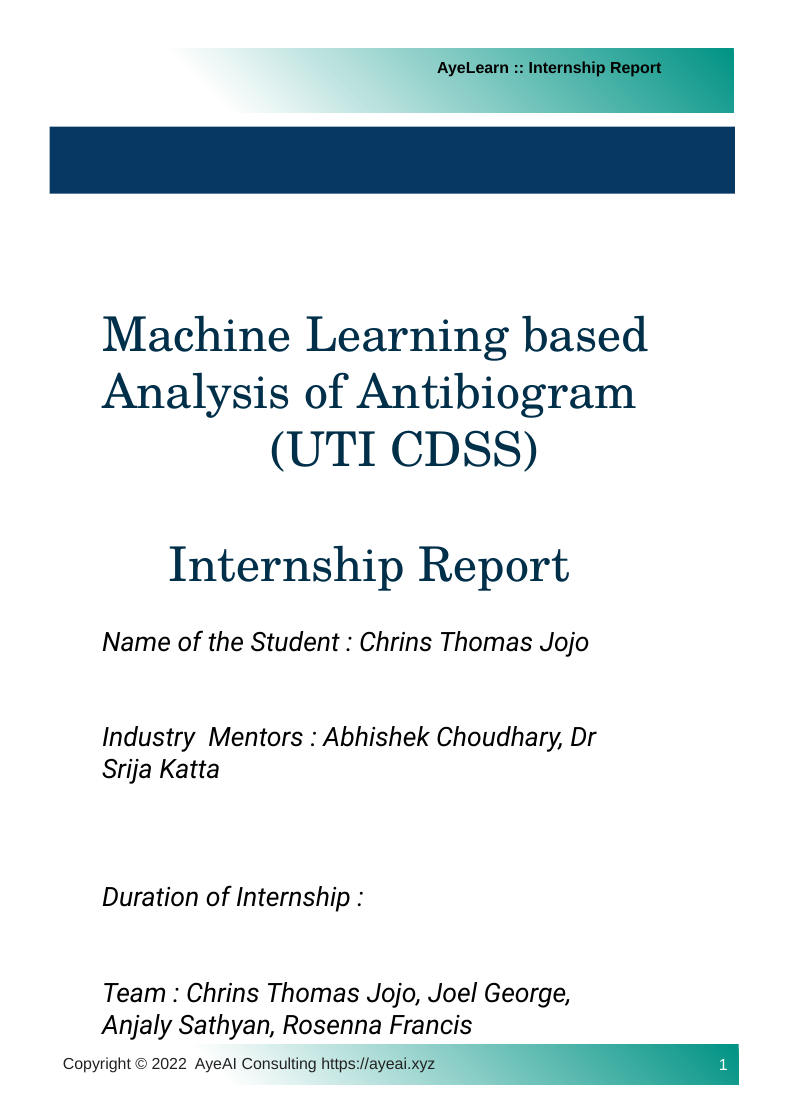
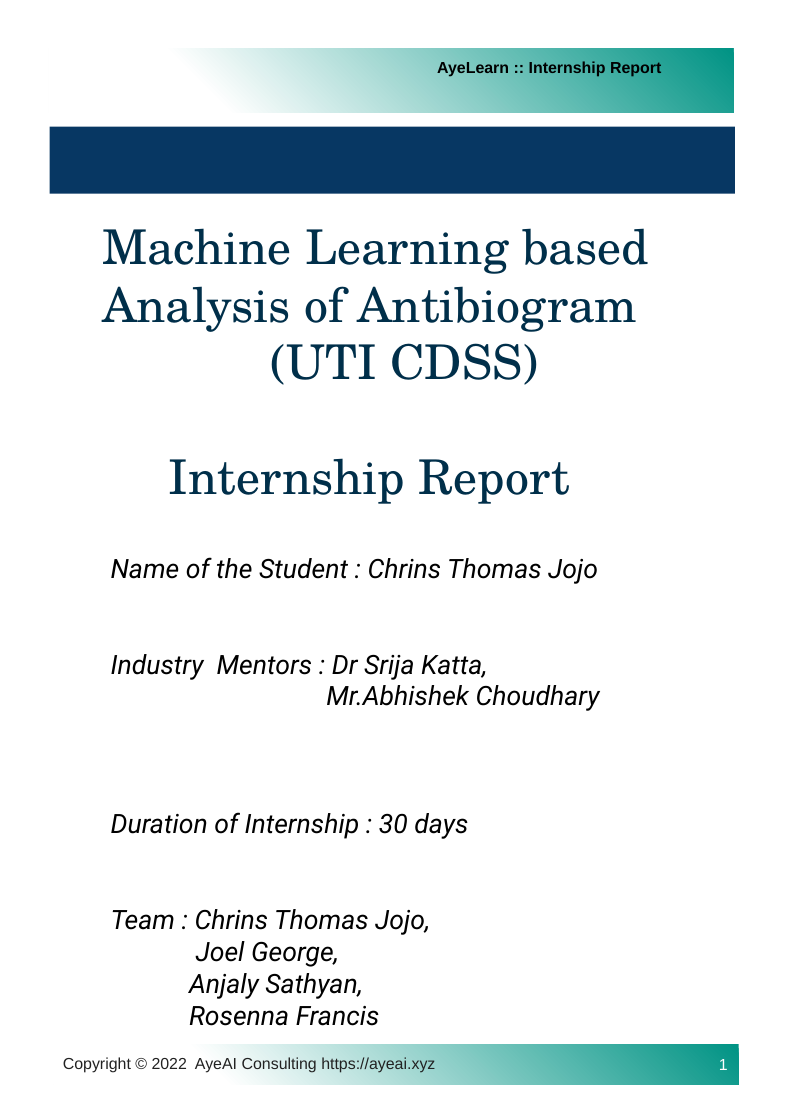
Before and after one commit to ayeinterns/MLbased_analysis, a slide deck: slide 1 of chrins/Internship.Report.for.Machine.Learning.Course.pptx. Drawn at 792x1120 pixels with LibreOffice and Linux fonts; fonts in the diff are those of the drawing; background and template pictures are left out. Boxes give left, top, right and bottom in pixels: in the first picture for what was removed or moved away, otherwise in the second. Text is boxed around its words. In the diff, an @@ line names an element or a change of style, - is before the commit and + after.

Commit message:
Add files via upload
updated final report

```diff
--- a/chrins/Internship.Report.for.Machine.Learning.Course.pptx
+++ b/chrins/Internship.Report.for.Machine.Learning.Course.pptx
@@ text "Machine Learning based Analysis of ...": place and size @@
-text "Machine Learning based Analysis of ..." at box(102, 315, 649, 591)
+text "Machine Learning based Analysis of ..." at box(102, 228, 649, 504)
@@ text "Name of the Student : ...": place and size @@
-text "Name of the Student : ..." at box(102, 630, 596, 1040)
+text "Name of the Student : ..." at box(111, 557, 600, 1026)
@@ text at box(111, 654, 600, 1026): text changed @@
-Industry Mentors : Abhishek Choudhary, Dr Srija Katta
-Duration of Internship :
-Team : Chrins Thomas Jojo, Joel George, Anjaly Sathyan, Rosenna Francis
+Industry Mentors : Dr Srija Katta,
+Mr.Abhishek Choudhary
+Duration of Internship : 30 days
+Team : Chrins Thomas Jojo,
+Joel George,
+Anjaly Sathyan,
+Rosenna Francis
```
Also in this commit, not shown: 1 other slide changed.
